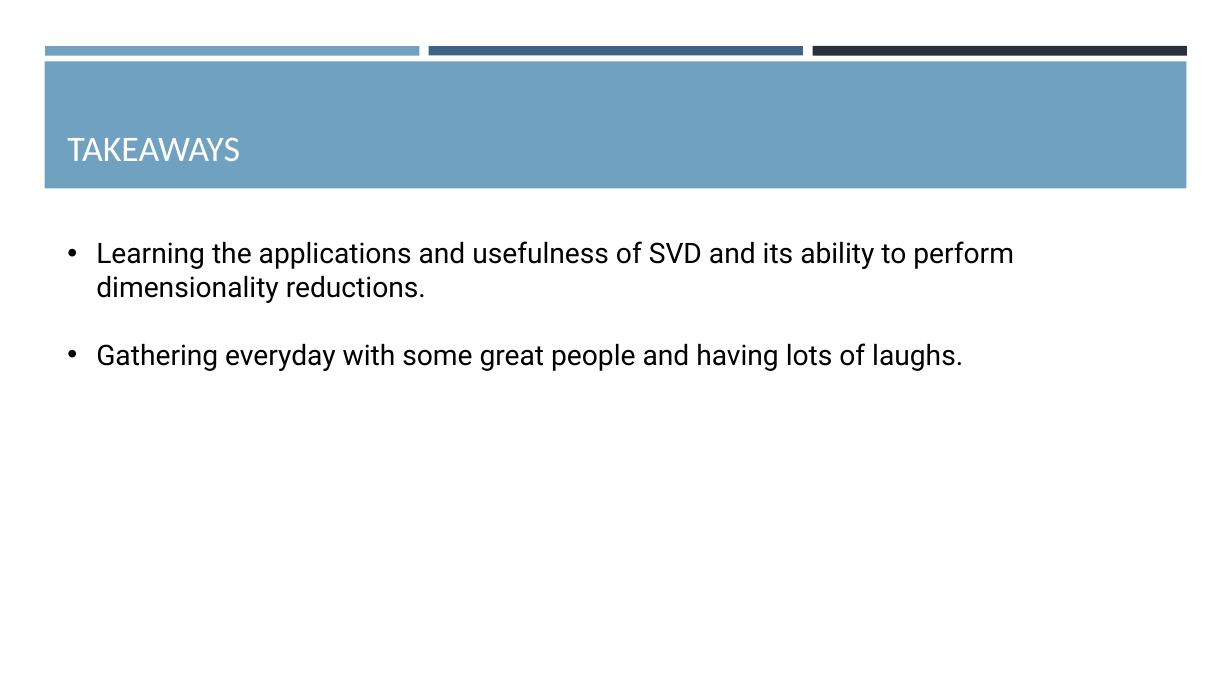
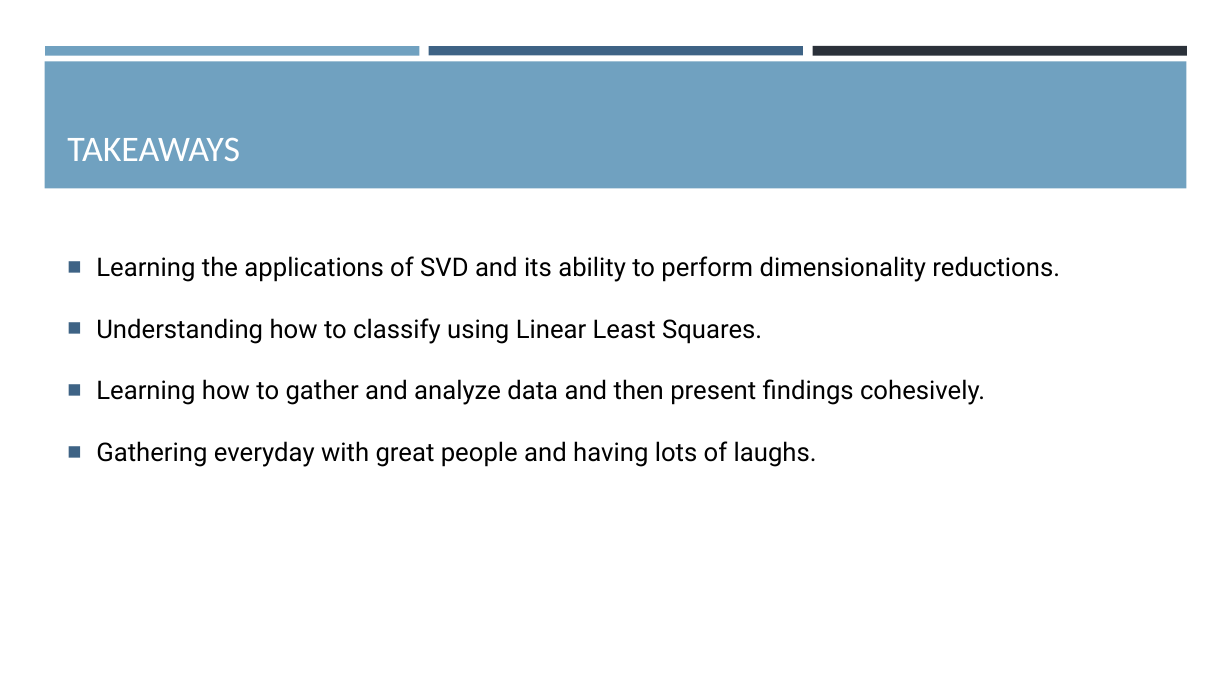
Before and after one commit to justinrnichols/Digit_Recognition, a slide deck: slide 17 of Reports/SVDPowerpoint.pptx (slide 15 before the commit). Drawn at 1232x693 pixels with LibreOffice and Linux fonts; fonts in the diff are those of the drawing. Boxes give left, top, right and bottom in pixels: in the first picture for what was removed or moved away, otherwise in the second. Text is boxed around its words. In the diff, an @@ line names an element or a change of style, - is before the commit and + after.

```diff
--- a/Reports/SVDPowerpoint.pptx
+++ b/Reports/SVDPowerpoint.pptx
@@ text at (x1=96, y1=256, x2=1060, y2=467): text changed; size 22 to 20 pt @@
-• Learning the applications and usefulness of SVD and its ability to perform dimensionality reductions.
-• Gathering everyday with some great people and having lots of laughs.
+■ Learning the applications of SVD and its ability to perform dimensionality reductions.
+■ Understanding how to classify using Linear Least Squares.
+■ Learning how to gather and analyze data and then present findings cohesively.
+■ Gathering everyday with great people and having lots of laughs.
```
Also in this commit, not shown: 15 other slides changed, 2 slides added, 1 other file.
